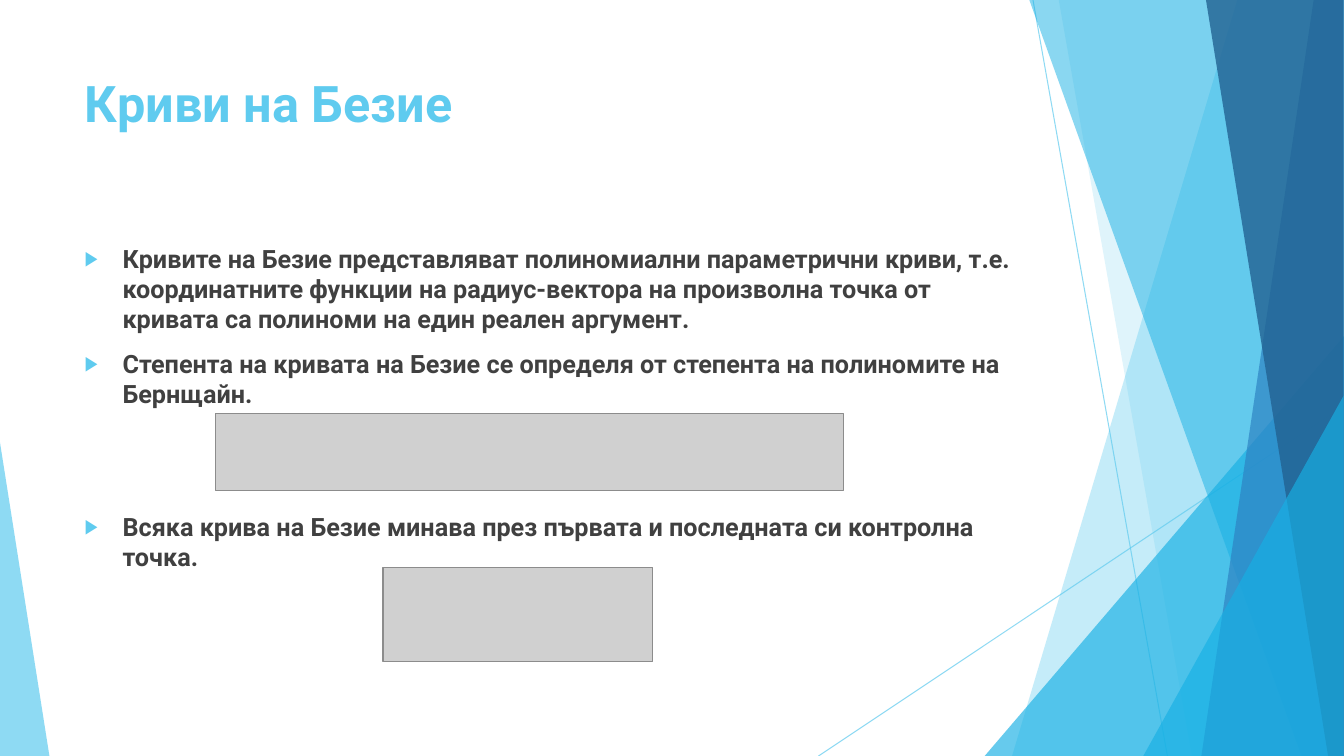
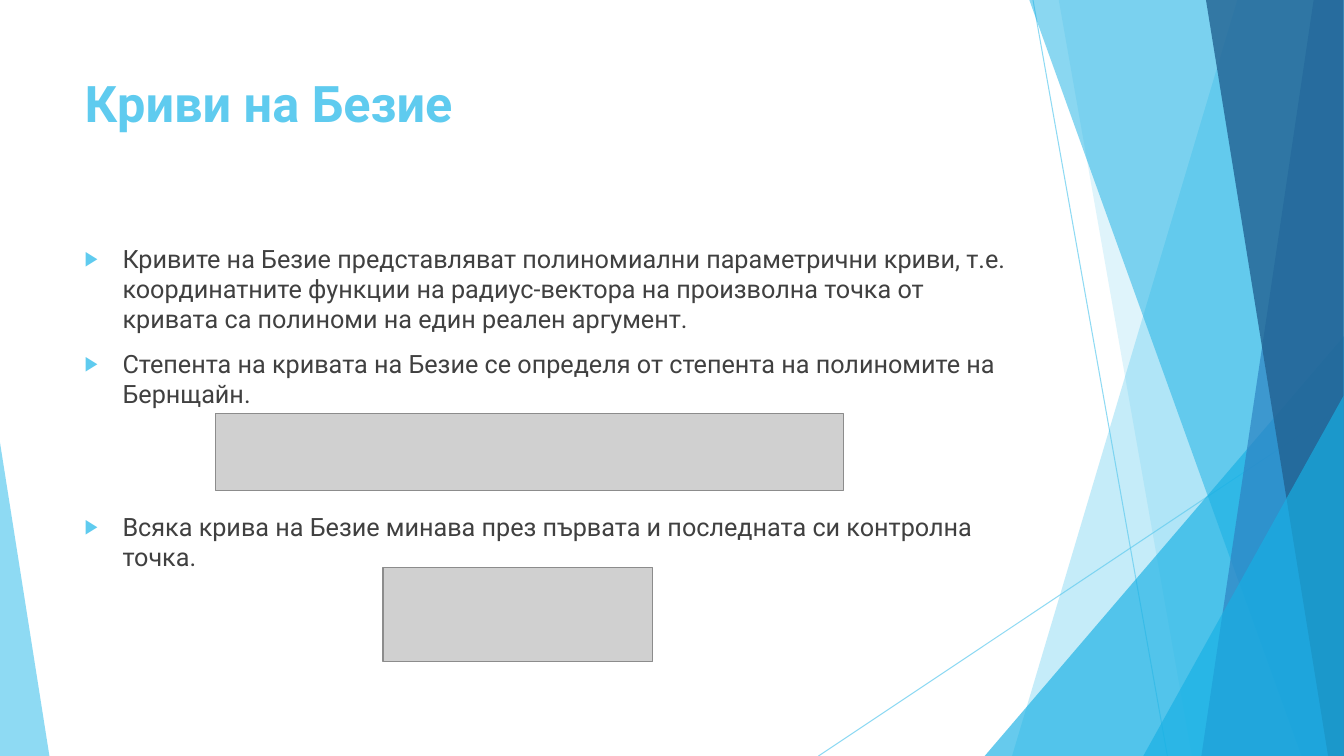
Before and after one commit to todorzhelev/STS, a slide deck: slide 2 of presentation/PresentationFinal.pptx. Drawn at 1344x756 pixels with LibreOffice and Linux fonts; fonts in the diff are those of the drawing; grey boxes stand for pictures; background and template pictures are left out. Boxes give left, top, right and bottom in pixels: in the first picture for what was removed or moved away, otherwise in the second. Text is boxed around its words. In the diff, an @@ line names an element or a change of style, - is before the commit and + after.

```diff
--- a/presentation/PresentationFinal.pptx
+++ b/presentation/PresentationFinal.pptx
@@ text "Кривите на Безие представляват полиномиални ..." at (x1=123, y1=250, x2=1005, y2=567): bold off @@
```
Also in this commit, not shown: 3 other slides changed, 1 slide added.
